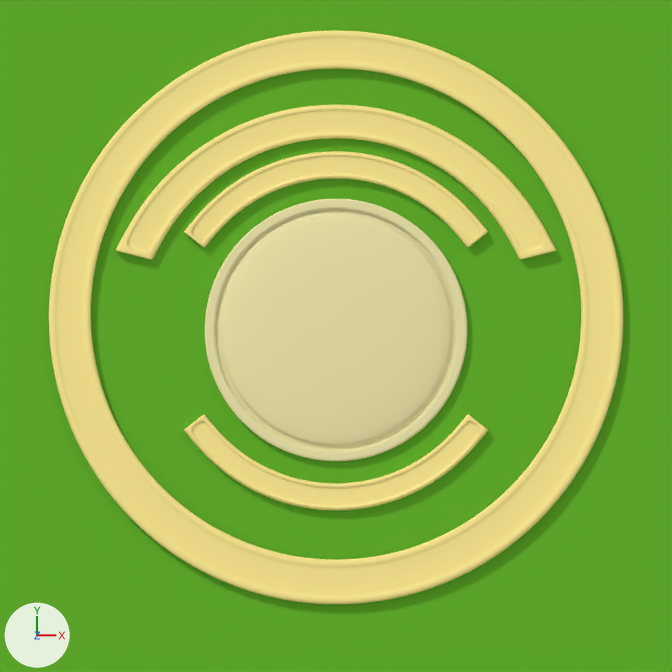
Renders of the Blender file base/pics/hud/ranks.blend from each side of a commit.
One viewpoint serves both versions: the file's camera 'Camera.001'. Arrows for +X, +Y and +Z are at lower left; the lights stay in place.
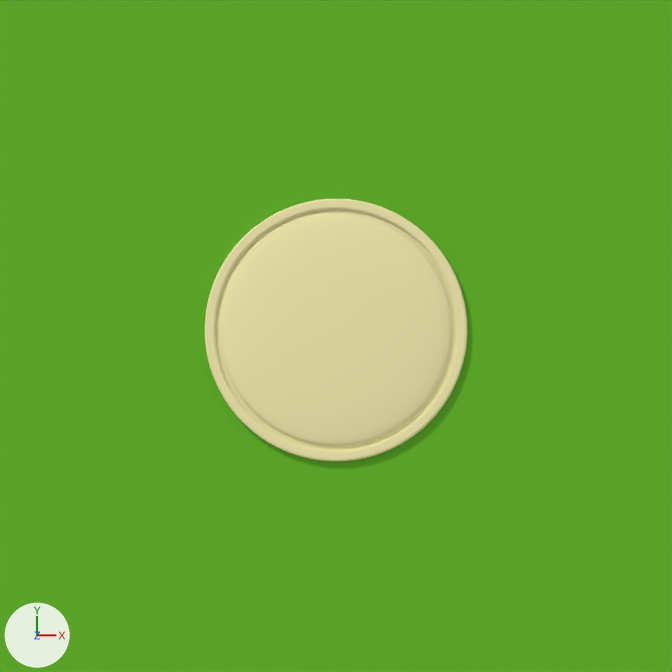
Where the change shows, as pixel boxes (x1, y1, x2, y2) in the pictures (672 x 672 px):
'Cube', deleted (yellow): before (49, 30, 623, 604)

Patch to the scene script:
```diff
--- a/base/pics/hud/ranks.blend.py
+++ b/base/pics/hud/ranks.blend.py
@@ ob_cube @@
-ob_cube = bpy.data.objects.new('Cube', me_cube)
-ob_cube.location = (0.0, 0.0, 0.0)
-_m = ob_cube.modifiers.new('Mirror', 'MIRROR')
-_m.merge_threshold = 0.1
-_m = ob_cube.modifiers.new('Subsurf', 'SUBSURF')
-_m.levels = 3
```
